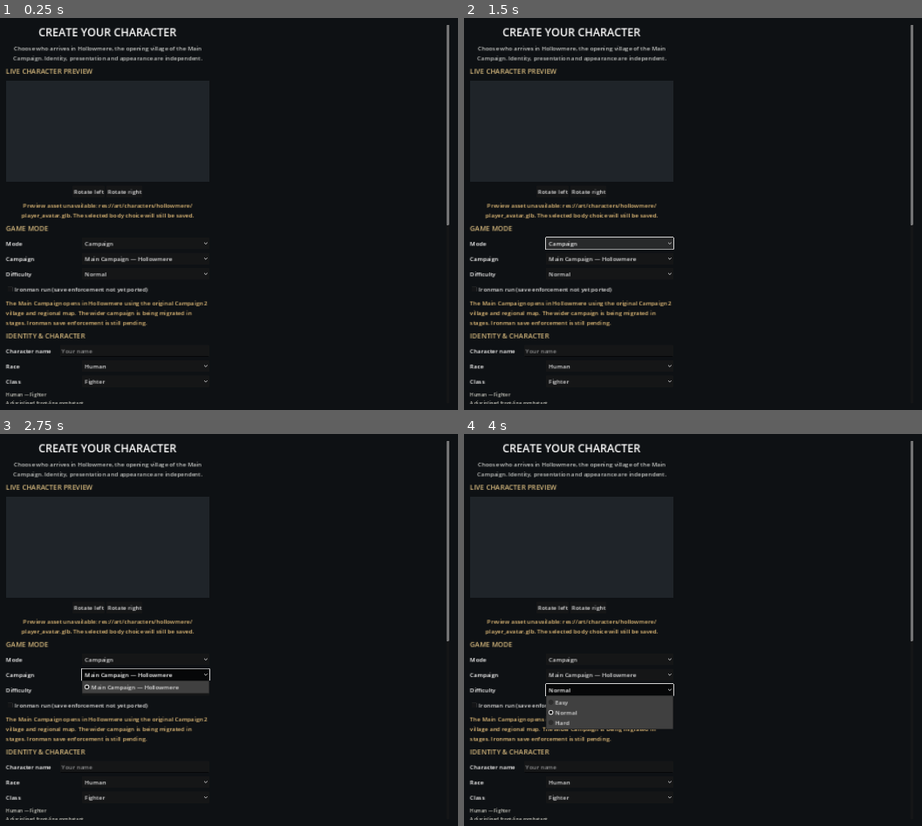
Above: before the commit, frames 1-4 (two rows, left to right).
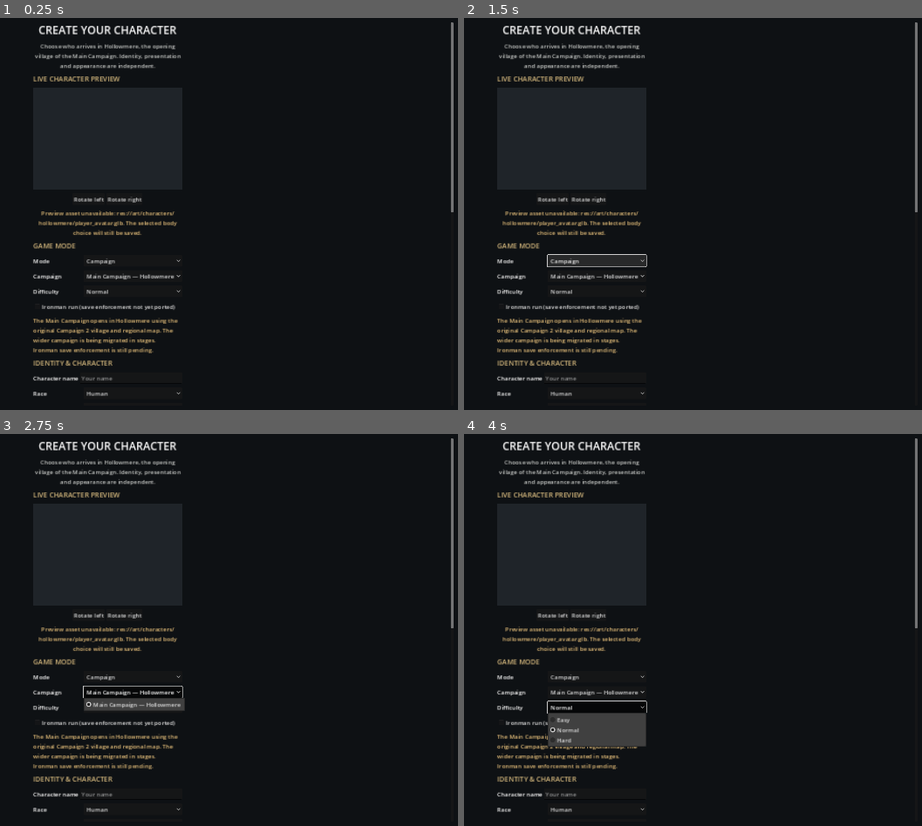
Above: after the commit, the same moments.

Repository: ScottENOC/Silverhart-Saga-3D
Game: Godot game, scene res://scenes/main.tscn
The game is run twice, just before and just after one commit, with the same random seed, the same clock (stepped at 60 frames per second) and the same inputs.
Inputs:
- Up to frame 1 (0.25 s): no input
- Up to frame 2 (1.5 s): click "Campaign" at 0.5 s; click "Campaign" at 1.25 s
- Up to frame 3 (2.75 s): click "Main Campaign — Hollowmere" at 2 s
- Up to frame 4 (4 s): click "Main Campaign — Hollowmere" at 2.75 s; click "Normal" at 3.5 s

The runs differ from the first frame. In frame 1, 7.9% of the frame differs, in the area x 1-100%, y 1-99%; in frame 2, 9.0%; in frame 3, 9.3%; in frame 4, 9.4%.

Commit message:
Make the player character creator fit narrow mobile screens

Diff:
--- a/scripts/ui/player_character_creator.gd
+++ b/scripts/ui/player_character_creator.gd
@@ -60,10 +60,10 @@
 
     var scroll := ScrollContainer.new()
     scroll.set_anchors_and_offsets_preset(Control.PRESET_FULL_RECT)
-    scroll.offset_left = 24
-    scroll.offset_top = 18
-    scroll.offset_right = -24
-    scroll.offset_bottom = -18
+    scroll.offset_left = 12
+    scroll.offset_top = 12
+    scroll.offset_right = -12
+    scroll.offset_bottom = -12
     add_child(scroll)
 
     var centre := CenterContainer.new()
@@ -71,7 +71,7 @@
     scroll.add_child(centre)
 
     var panel := VBoxContainer.new()
-    panel.custom_minimum_size = Vector2(560, 0)
+    panel.custom_minimum_size = Vector2(0, 0)
     panel.size_flags_horizontal = Control.SIZE_EXPAND_FILL
     panel.add_theme_constant_override("separation", 10)
     centre.add_child(panel)
@@ -207,7 +207,7 @@
     var height_row := HBoxContainer.new()
     var height_label := Label.new()
     height_label.text = "Height"
-    height_label.custom_minimum_size.x = 205
+    height_label.custom_minimum_size.x = 135
     height_row.add_child(height_label)
     height_row.add_child(height_slider)
     panel.add_child(height_row)
@@ -245,7 +245,7 @@
     parent.add_child(row)
     var label := Label.new()
     label.text = label_text
-    label.custom_minimum_size.x = 145
+    label.custom_minimum_size.x = 120
     row.add_child(label)
     var field := LineEdit.new()
     field.placeholder_text = placeholder
@@ -258,7 +258,7 @@
     parent.add_child(row)
     var label := Label.new()
     label.text = label_text
-    label.custom_minimum_size.x = 205
+    label.custom_minimum_size.x = 135
     row.add_child(label)
     var select := OptionButton.new()
     select.size_flags_horizontal = Control.SIZE_EXPAND_FILL
